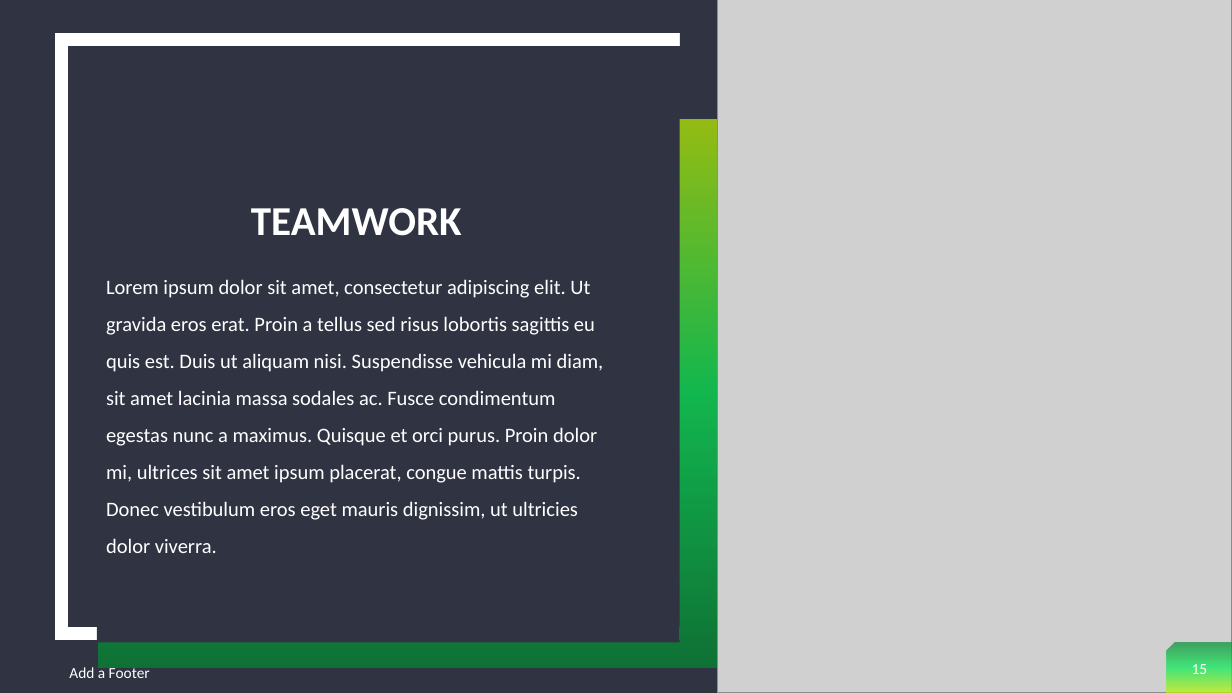
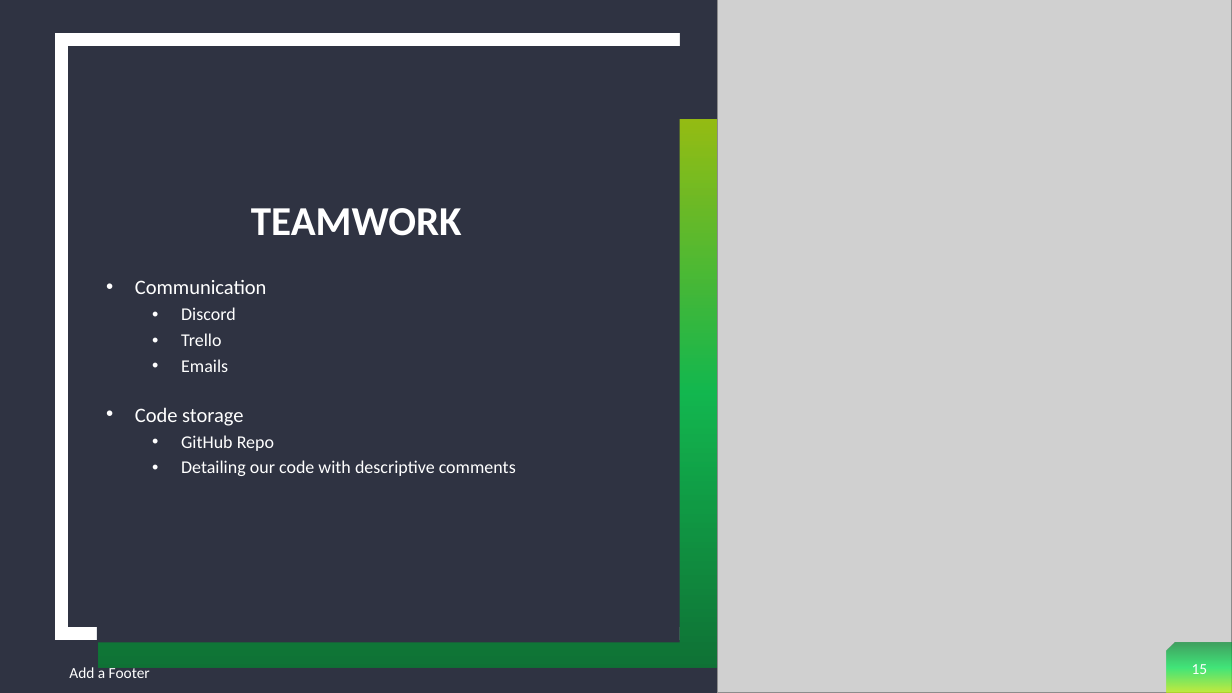
Before and after one commit to NickSchneider54/GameWorld, a slide deck: slide 15 of Game World.pptx. Drawn at 1232x693 pixels with LibreOffice and Linux fonts; fonts in the diff are those of the drawing; grey boxes stand for pictures. Boxes give left, top, right and bottom in pixels: in the first picture for what was removed or moved away, otherwise in the second. Text is boxed around its words. In the diff, an @@ line names an element or a change of style, - is before the commit and + after.

```diff
--- a/Game World.pptx
+++ b/Game World.pptx
@@ text at (135, 280, 516, 476): text changed; size 16 to 14 pt @@
-Lorem ipsum dolor sit amet, consectetur adipiscing elit. Ut gravida eros erat. Proin a tellus sed risus lobortis sagittis eu quis est. Duis ut aliquam nisi. Suspendisse vehicula mi diam, sit amet lacinia massa sodales ac. Fusce condimentum egestas nunc a maximus. Quisque et orci purus. Proin dolor mi, ultrices sit amet ipsum placerat, congue mattis turpis. Donec vestibulum eros eget mauris dignissim, ut ultricies dolor viverra.
+• Communication
+  • Discord
+  • Trello
+  • Emails
+• Code storage
+  • GitHub Repo
+  • Detailing our code with descriptive comments
```
Also in this commit, not shown: 6 other slides changed.
